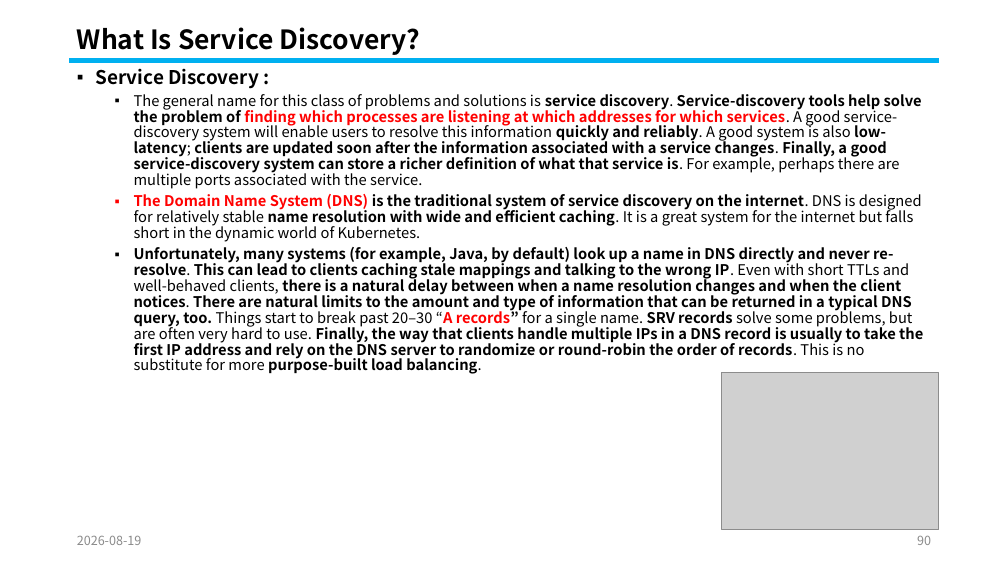
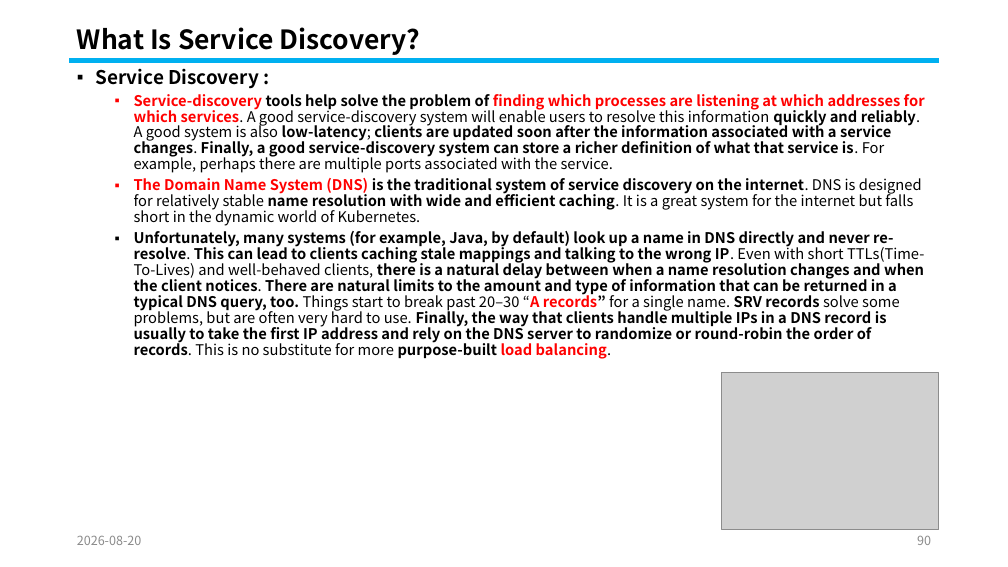
Before and after one commit to knix008/TestSimulator, a slide deck: slide 90 of Kubernetes/Kubernetes Part 02-2026.08.25.pptx. Drawn at 1008x567 pixels with LibreOffice and Linux fonts; fonts in the diff are those of the drawing; grey boxes stand for pictures. Boxes give left, top, right and bottom in pixels: in the first picture for what was removed or moved away, otherwise in the second. Text is boxed around its words. In the diff, an @@ line names an element or a change of style, - is before the commit and + after.

```diff
--- a/Kubernetes/Kubernetes Part 02-2026.08.25.pptx
+++ b/Kubernetes/Kubernetes Part 02-2026.08.25.pptx
@@ text at [134, 94, 925, 173]: text changed @@
-  ▪ The general name for this class of problems and solutions is service discovery. Service-discovery tools help solve the problem of finding which processes are listening at which addresses for which services. A good service-discovery system will enable users to resolve this information quickly and reliably. A good system is also low-latency; clients are updated soon after the information associated with a service changes. Finally, a good service-discovery system can store a richer definition of what that service is. For example, perhaps there are multiple ports associated with the service.
+  ▪ Service-discovery tools help solve the problem of finding which processes are listening at which addresses for which services. A good service-discovery system will enable users to resolve this information quickly and reliably. A good system is also low-latency; clients are updated soon after the information associated with a service changes. Finally, a good service-discovery system can store a richer definition of what that service is. For example, perhaps there are multiple ports associated with the service.
@@ text at [134, 231, 924, 359]: text changed @@
-  ▪ Unfortunately, many systems (for example, Java, by default) look up a name in DNS directly and never re-resolve. This can lead to clients caching stale mappings and talking to the wrong IP. Even with short TTLs and well-behaved clients, there is a natural delay between when a name resolution changes and when the client notices. There are natural limits to the amount and type of information that can be returned in a typical DNS query, too. Things start to break past 20–30 “A records” for a single name. SRV records solve some problems, but are often very hard to use. Finally, the way that clients handle multiple IPs in a DNS record is usually to take the first IP address and rely on the DNS server to randomize or round-robin the order of records. This is no substitute for more purpose-built load balancing.
+  ▪ Unfortunately, many systems (for example, Java, by default) look up a name in DNS directly and never re-resolve. This can lead to clients caching stale mappings and talking to the wrong IP. Even with short TTLs(Time-To-Lives) and well-behaved clients, there is a natural delay between when a name resolution changes and when the client notices. There are natural limits to the amount and type of information that can be returned in a typical DNS query, too. Things start to break past 20–30 “A records” for a single name. SRV records solve some problems, but are often very hard to use. Finally, the way that clients handle multiple IPs in a DNS record is usually to take the first IP address and rely on the DNS server to randomize or round-robin the order of records. This is no substitute for more purpose-built load balancing.
@@ text at [77, 536, 142, 545]: text changed @@
-2026-08-19
+2026-08-20
```
Also in this commit, not shown: 115 other slides changed, 1 other file.
